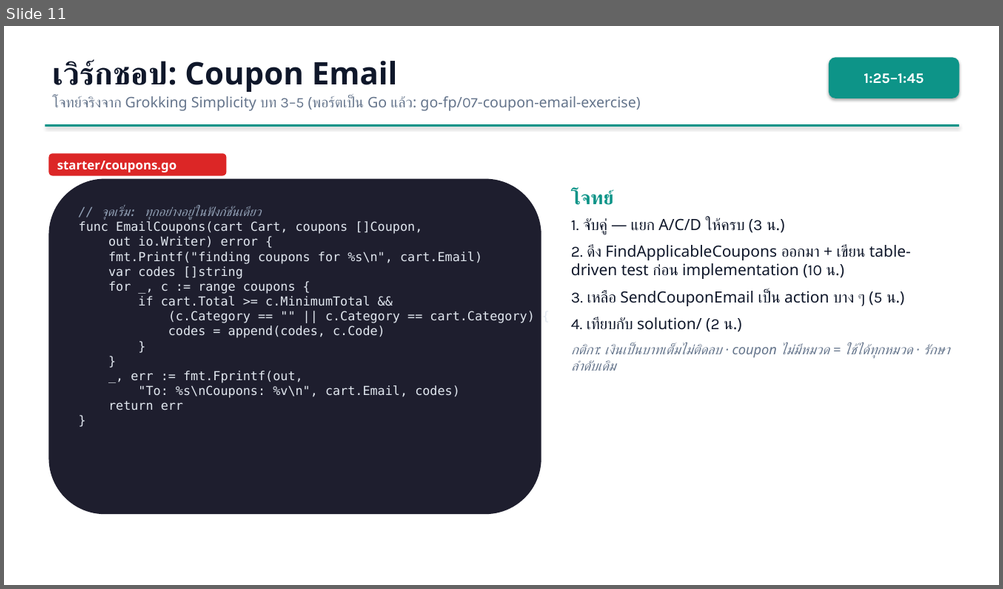
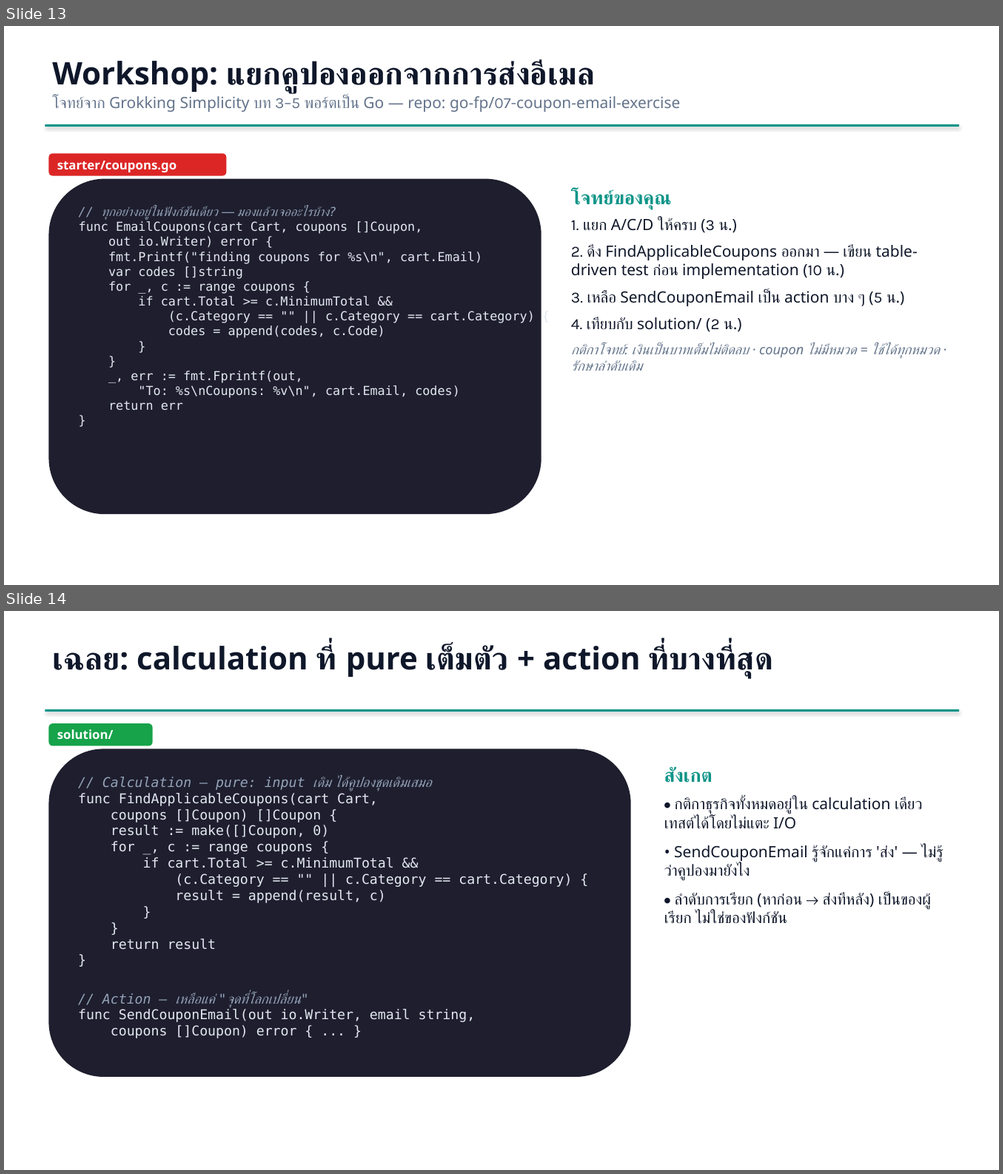
Before and after one commit to iporsut/go-fp, a slide deck: slides/fp-in-go-workshop.pptx. Shown one above the other, each under a label of ours: slide 11 before the commit, slides 13 and 14 after it. The pictures are 1003x589 and 1003x1174 pixels, drawn with LibreOffice and Linux fonts; fonts in the diff are those of the drawing. Boxes give left, top, right and bottom in pixels: in the first picture for what was removed or moved away, otherwise in the second. Text is boxed around its words. In the diff, an @@ line names an element or a change of style, - is before the commit and + after.

```diff
--- a/slides/fp-in-go-workshop.pptx
+++ b/slides/fp-in-go-workshop.pptx
@@ slide 14 added at box(4, 611, 999, 1170), background #FFFFFF @@
@@ text added at box(52, 645, 773, 678), 30 pt, text #0F172A, bold @@
+เฉลย: calculation ที่ pure เต็มตัว + action ที่บางที่สุด
@@ rectangle added at box(45, 709, 959, 712), fill #0D9488 @@
@@ rounded rectangle added at box(48, 723, 153, 746), fill #16A34A, 12 pt, text #FFFFFF, bold @@
+solution/
@@ rounded rectangle added at box(48, 749, 631, 1077), fill #1E1E2E, 13 pt, text #E2E8F0 @@
+// Calculation — pure: input เดิม ได้คูปองชุดเดิมเสมอ
+func FindApplicableCoupons(cart Cart,
+coupons []Coupon) []Coupon {
+result := make([]Coupon, 0)
+for _, c := range coupons {
+if cart.Total >= c.MinimumTotal &&
+(c.Category == "" || c.Category == cart.Category) {
+result = append(result, c)
+}
+}
+return result
+}
+// Action — เหลือแค่ "จุดที่โลกเปลี่ยน"
+func SendCouponEmail(out io.Writer, email string,
+coupons []Coupon) error { ... }
@@ text added at box(664, 768, 942, 924), 15 pt, text #0F172A @@
+สังเกต
+• กติกาธุรกิจทั้งหมดอยู่ใน calculation เดียว เทสต์ได้โดยไม่แตะ I/O
+• SendCouponEmail รู้จักแค่การ 'ส่ง' — ไม่รู้ว่าคูปองมายังไง
+• ลำดับการเรียก (หาก่อน → ส่งทีหลัง) เป็นของผู้เรียก ไม่ใช่ของฟังก์ชัน
@@ what was slide 11 is now slide 13 @@
@@ slide 13 changed as well @@
@@ text at box(52, 60, 680, 112): text changed; size 14 to 15 pt @@
-เวิร์กชอป: Coupon Email
-โจทย์จริงจาก Grokking Simplicity บท 3–5 (พอร์ตเป็น Go แล้ว: go-fp/07-coupon-email-exercise)
+Workshop: แยกคูปองออกจากการส่งอีเมล
+โจทย์จาก Grokking Simplicity บท 3–5 พอร์ตเป็น Go — repo: go-fp/07-coupon-email-exercise
@@ rounded rectangle removed at box(828, 57, 959, 99) @@
-1:25–1:45
@@ text at box(571, 190, 917, 279): text changed @@
-โจทย์
-1. จับคู่ — แยก A/C/D ให้ครบ (3 น.)
-2. ดึง FindApplicableCoupons ออกมา + เขียน table-driven test ก่อน implementation (10 น.)
+โจทย์ของคุณ
+1. แยก A/C/D ให้ครบ (3 น.)
+2. ดึง FindApplicableCoupons ออกมา — เขียน table-driven test ก่อน implementation (10 น.)
@@ text in rounded rectangle at box(101, 207, 329, 220): text changed @@
-// จุดเริ่ม: ทุกอย่างอยู่ในฟังก์ชันเดียว
+// ทุกอย่างอยู่ในฟังก์ชันเดียว — มองแล้วเจออะไรบ้าง?
@@ text at box(571, 343, 939, 371): text changed @@
-กติกา: เงินเป็นบาทเต็มไม่ติดลบ · coupon ไม่มีหมวด = ใช้ได้ทุกหมวด · รักษาลำดับเดิม
+กติกาโจทย์: เงินเป็นบาทเต็มไม่ติดลบ · coupon ไม่มีหมวด = ใช้ได้ทุกหมวด · รักษาลำดับเดิม
```
Also in this commit, not shown: 8 other slides changed, 7 other slides added, 5 slides removed, 19 other files.
